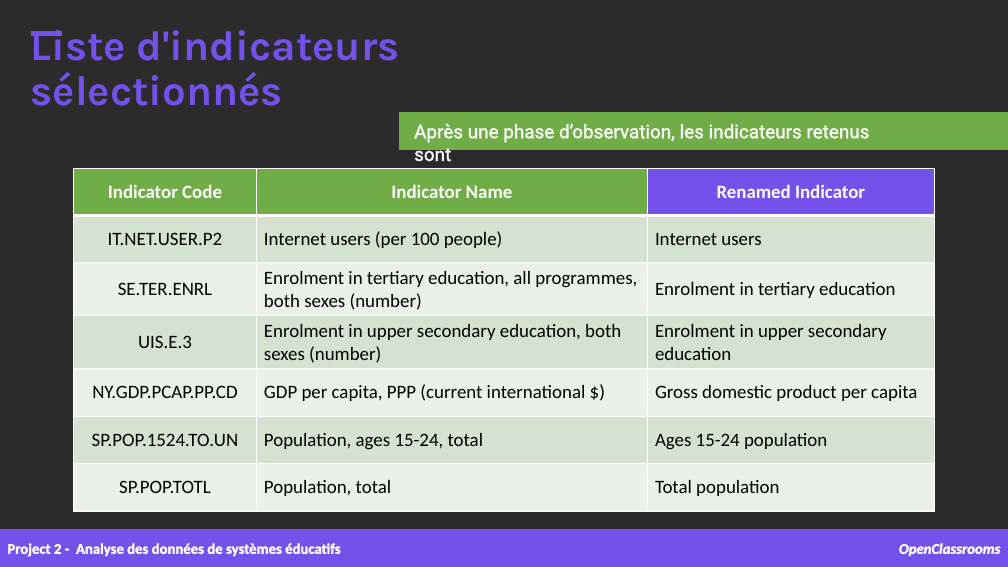
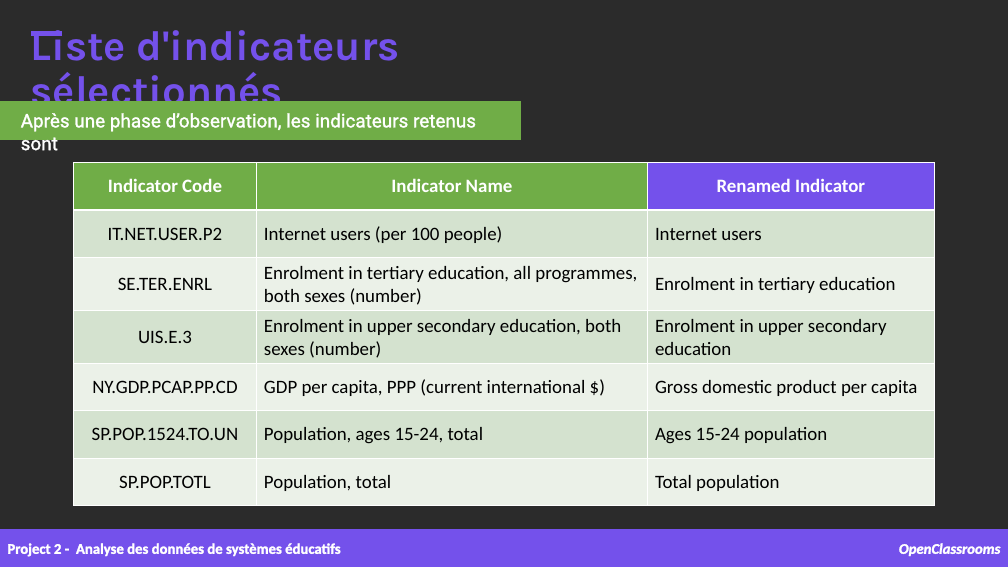
Before and after one commit to samirhinojosa/OC-P2-education-statistics, a slide deck: slide 12 of supports/P2_02_presentation v1.pptx. Drawn at 1008x567 pixels with LibreOffice and Linux fonts; fonts in the diff are those of the drawing; background and template pictures are left out; a plain dark background stands for a picture behind light text. Boxes give left, top, right and bottom in pixels: in the first picture for what was removed or moved away, otherwise in the second. Text is boxed around its words. In the diff, an @@ line names an element or a change of style, - is before the commit and + after.

```diff
--- a/supports/P2_02_presentation v1.pptx
+++ b/supports/P2_02_presentation v1.pptx
@@ rectangle resized from (x1=400, y1=112, x2=1008, y2=150) to (x1=0, y1=101, x2=521, y2=139) @@
@@ text "Après une phase d’observation, les ..." moved from (x1=414, y1=124, x2=869, y2=166) to (x1=21, y1=113, x2=476, y2=155) @@
@@ table moved from (x1=73, y1=168, x2=935, y2=511) to (x1=73, y1=163, x2=935, y2=506) @@
```
Also in this commit, not shown: 3 other files.
